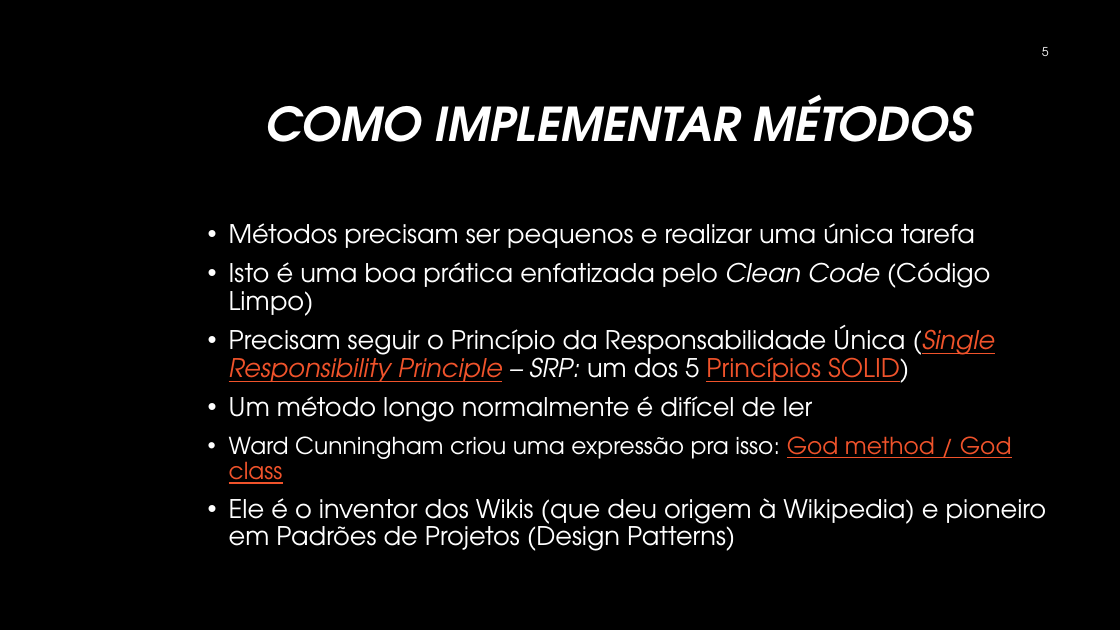
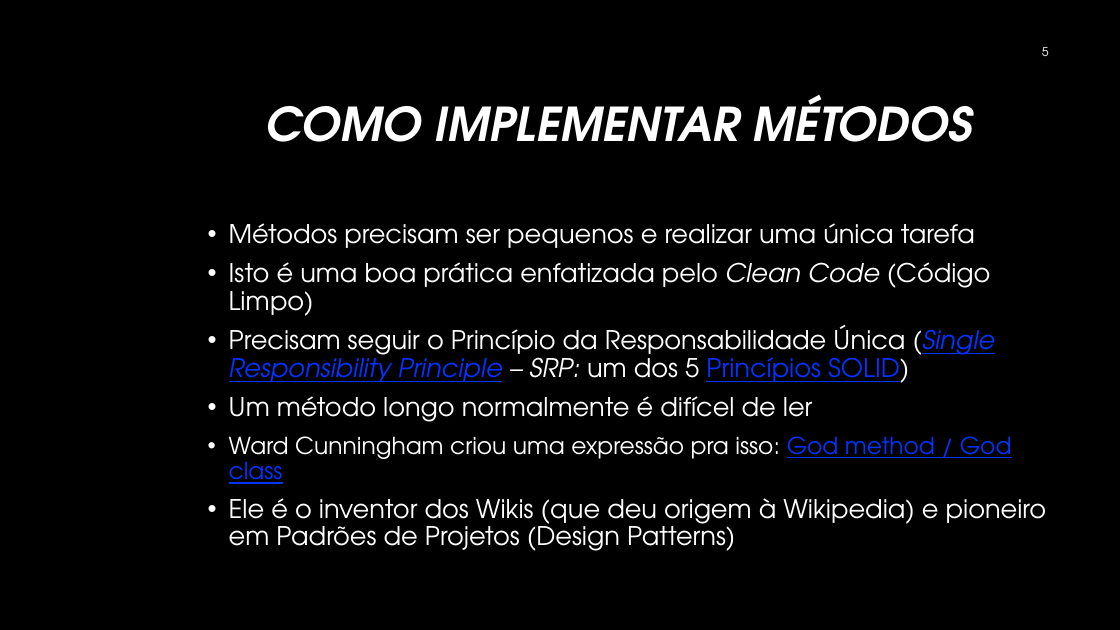
Before and after one commit to iftopalmas/testes-de-software, a slide deck: slide 5 of projects/01-introducao-tdd/tdd.pptx. Drawn at 1120x630 pixels with LibreOffice and Linux fonts; fonts in the diff are those of the drawing; background and template pictures are left out. Boxes give left, top, right and bottom in pixels: in the first picture for what was removed or moved away, otherwise in the second. Text is boxed around its words. In the diff, an @@ line names an element or a change of style, - is before the commit and + after.

```diff
--- a/projects/01-introducao-tdd/tdd.pptx
+++ b/projects/01-introducao-tdd/tdd.pptx
@@ text at [229, 325, 1012, 484]: text colour #F0532B to #0432FF in "(Single Responsibility Principle Princípios SOLID)", "God method / God class" @@
```
Also in this commit, not shown: 7 other slides changed, 9 other files.
